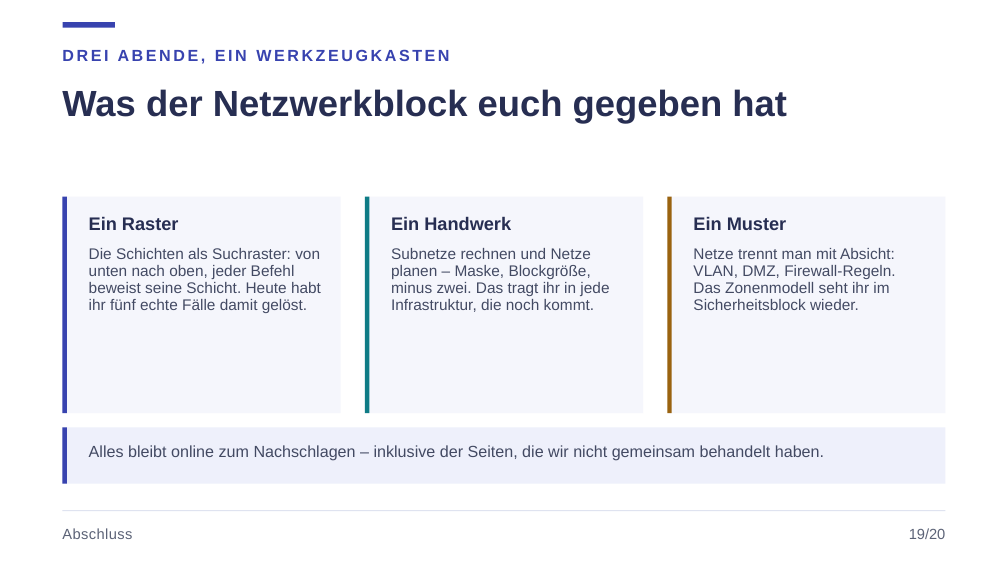
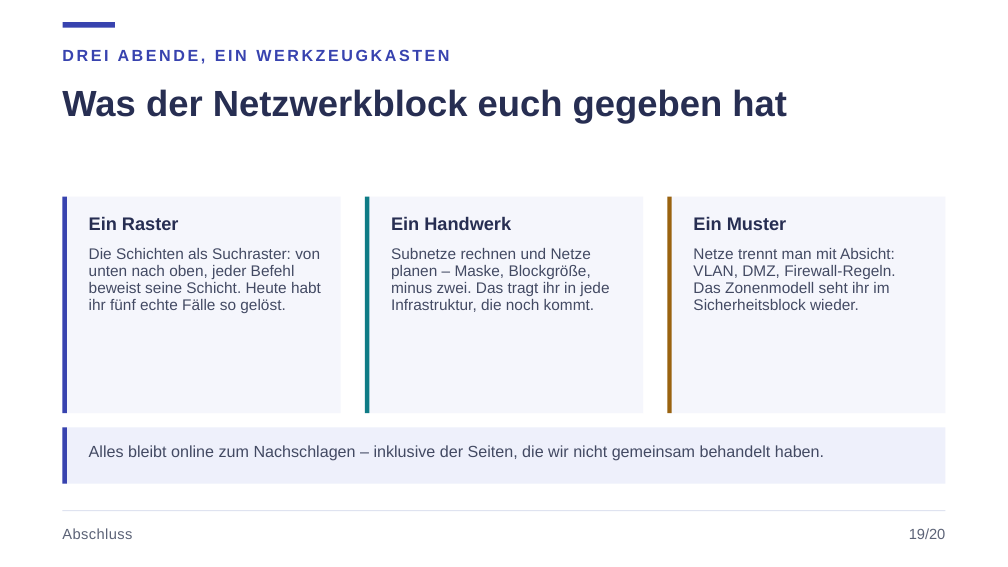
Before and after one commit to JacobMenge/kurs-unterlagen, a slide deck: slide 24 of folien/dist/03-routing-vlan-sicherheit.pptx. Drawn at 1008x567 pixels with LibreOffice and Linux fonts; fonts in the diff are those of the drawing. Boxes give left, top, right and bottom in pixels: in the first picture for what was removed or moved away, otherwise in the second. Text is boxed around its words. In the diff, an @@ line names an element or a change of style, - is before the commit and + after.

```diff
--- a/folien/dist/03-routing-vlan-sicherheit.pptx
+++ b/folien/dist/03-routing-vlan-sicherheit.pptx
@@ text at (89, 248, 321, 313): text changed @@
-Die Schichten als Suchraster: von unten nach oben, jeder Befehl beweist seine Schicht. Heute habt ihr fünf echte Fälle damit gelöst.
+Die Schichten als Suchraster: von unten nach oben, jeder Befehl beweist seine Schicht. Heute habt ihr fünf echte Fälle so gelöst.
```
Also in this commit, not shown: 13 other files.
